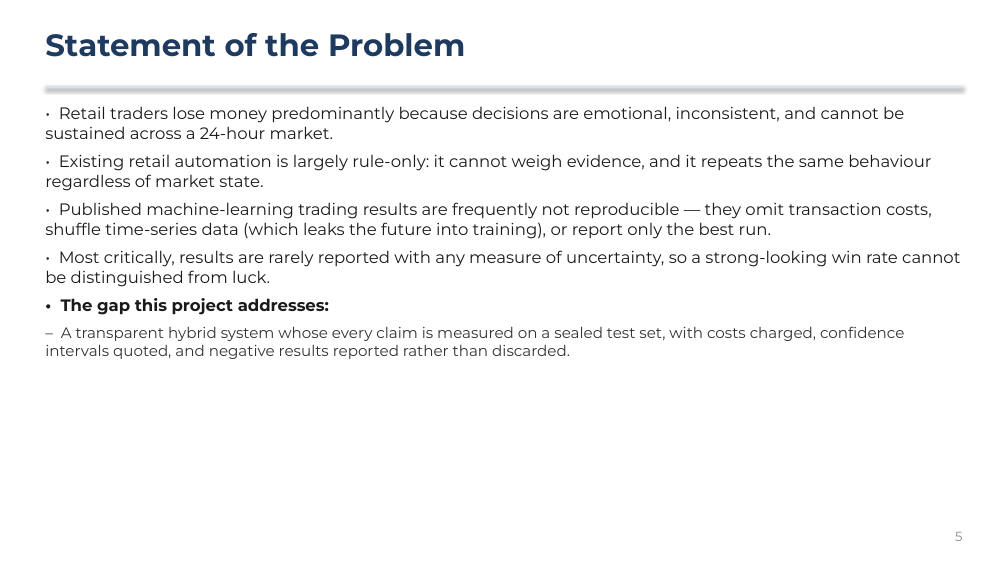
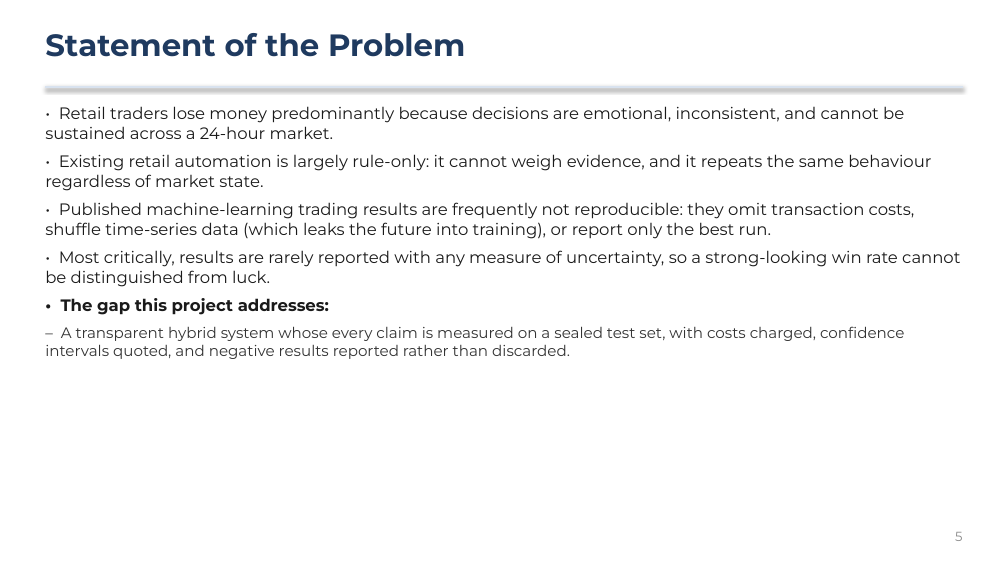
Before and after one commit to greatonical/scikit-automated-trading-system, a slide deck: slide 5 of docs/DEFENCE_PRESENTATION.pptx. Drawn at 1008x567 pixels with LibreOffice and Linux fonts; fonts in the diff are those of the drawing. Boxes give left, top, right and bottom in pixels: in the first picture for what was removed or moved away, otherwise in the second. Text is boxed around its words. In the diff, an @@ line names an element or a change of style, - is before the commit and + after.

```diff
--- a/docs/DEFENCE_PRESENTATION.pptx
+++ b/docs/DEFENCE_PRESENTATION.pptx
@@ text at (45,202,915,239): text changed @@
-• Published machine-learning trading results are frequently not reproducible — they omit transaction costs, shuffle time-series data (which leaks the future into training), or report only the best run.
+• Published machine-learning trading results are frequently not reproducible: they omit transaction costs, shuffle time-series data (which leaks the future into training), or report only the best run.
```
Also in this commit, not shown: 29 other slides changed, 2 other files.
